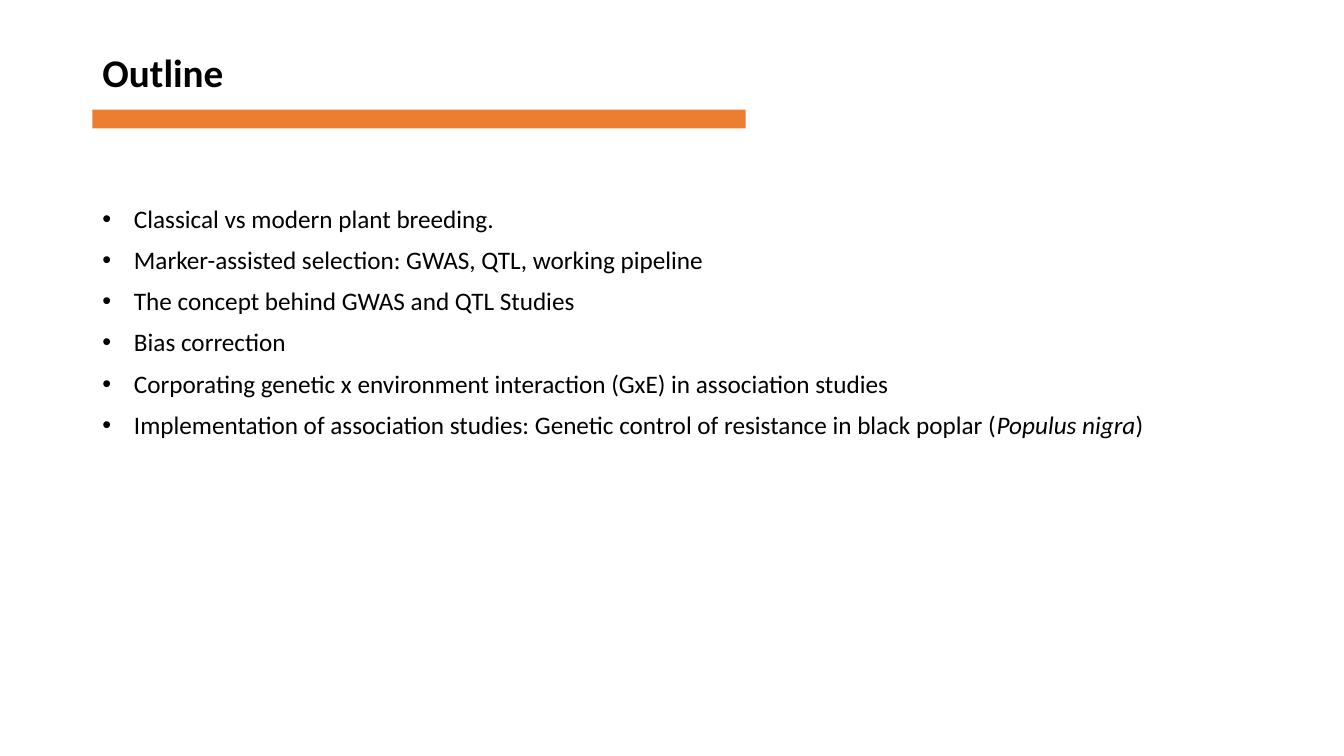
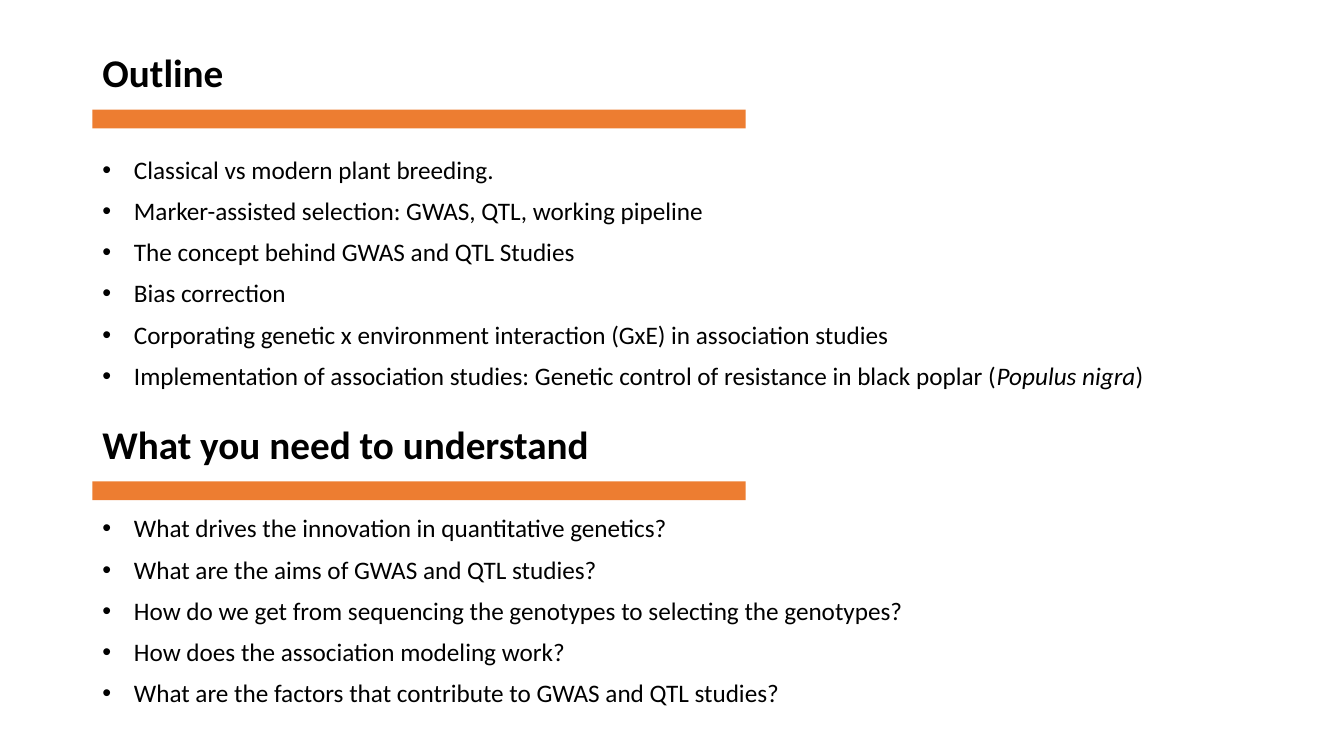
Before and after one commit to firzaariany/Course_Tree_improvement, a slide deck: slide 2 of Advances in quantitative genetics.pptx. Drawn at 1344x756 pixels with LibreOffice and Linux fonts; fonts in the diff are those of the drawing. Boxes give left, top, right and bottom in pixels: in the first picture for what was removed or moved away, otherwise in the second. Text is boxed around its words. In the diff, an @@ line names an element or a change of style, - is before the commit and + after.

```diff
--- a/Advances in quantitative genetics.pptx
+++ b/Advances in quantitative genetics.pptx
@@ text "Classical vs modern plant breeding.": place and size @@
-text "Classical vs modern plant breeding." at bbox=[134, 210, 1143, 439]
+text "Classical vs modern plant breeding." at bbox=[134, 161, 1143, 390]
@@ text added at bbox=[102, 431, 589, 465], 28 pt, text #000000, bold @@
+What you need to understand
@@ rectangle added at bbox=[93, 481, 746, 500], fill #ED7D31 @@
@@ text added at bbox=[134, 519, 902, 706], 18 pt, text #000000 @@
+• What drives the innovation in quantitative genetics?
+• What are the aims of GWAS and QTL studies?
+• How do we get from sequencing the genotypes to selecting the genotypes?
+• How does the association modeling work?
+• What are the factors that contribute to GWAS and QTL studies?
```
Also in this commit, not shown: 3 other slides changed, 5 slides added, 1 slide removed, 1 other file.
